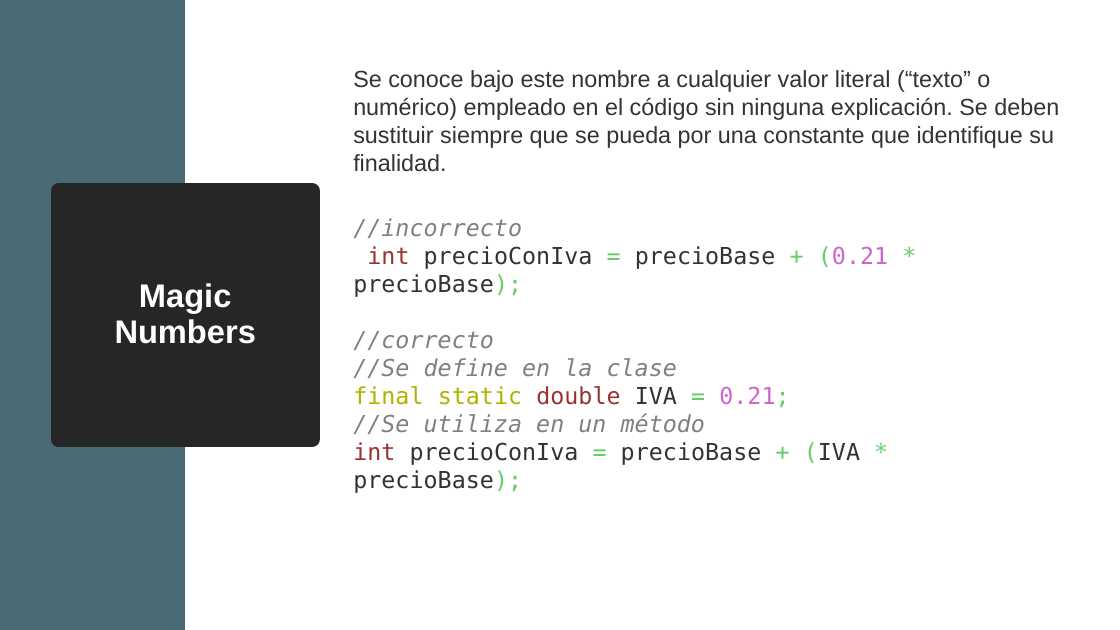
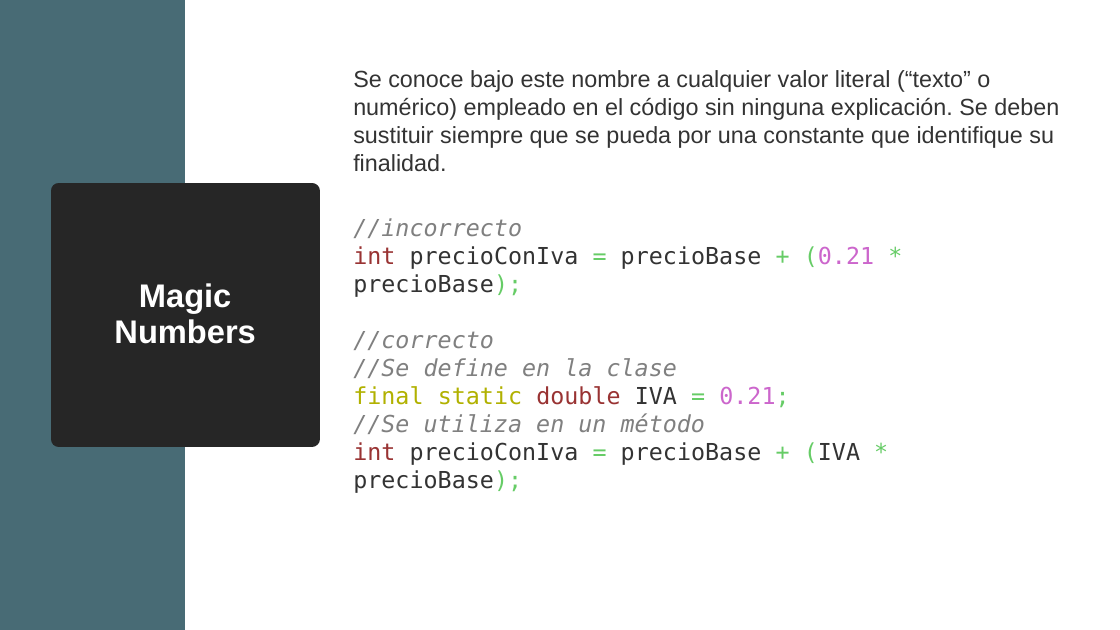
Before and after one commit to davCesur/gestionEquiposDAWEquipo4JAVA, a slide deck: slide 16 of Introducción a TDD.pptx. Drawn at 1120x630 pixels with LibreOffice and Linux fonts; fonts in the diff are those of the drawing. Boxes give left, top, right and bottom in pixels: in the first picture for what was removed or moved away, otherwise in the second. Text is boxed around its words. In the diff, an @@ line names an element or a change of style, - is before the commit and + after.

```diff
--- a/Introducción a TDD.pptx
+++ b/Introducción a TDD.pptx
@@ text "//incorrecto" rewrapped from <box>353,218,888,493</box> to <box>353,218,874,493</box> @@
```
Also in this commit, not shown: 60 other slides changed.
